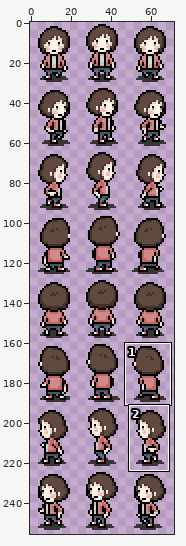
File history of a sprite sheet, images/dan.png. The first picture is a wide view before the edit; the outline marks the close-up.
Close-up. First the earlier version:
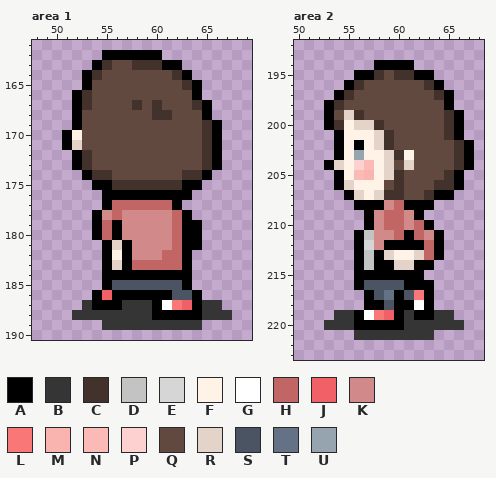
The file is 72x256 pixels. Shown: area 1: x 48..69, y 161..190; area 2: x 50..68, y 192..223. The commit also changed other parts of the picture, which this record leaves out.
Palette (. is transparent): A #000000  B #353535  C #42322b  D #c3c3c3  E #d6d6d6  F #fff3e8  G #ffffff  H #c26565  J #f26067  K #d18989  L #f97777  M #fab4af  N #fbbab5  P #fcd1cf  Q #61493f  R #e4d3c9  S #4b5463  T #657185  U #96a4af
Pixels before, area 1, first column x 51:
162 ....AAAAAA.......
163 ...ACQQCCCAA.....
164 ..ACQQQQQQQCA....
165 ..AQQQQQQQQQCA...
166 .ACQQQQQQQQQQA...
167 .ACQQQQCQCQQQCA..
168 .AQQQQQQQCCQQQA..
169 .AQQQQQQQQQQQQCA.
170 AFQQQQQQQQQQQQCA.
171 ARQQQQQQQQQQQQCA.
172 .ACQQQQQQQQQQQCA.
173 .ACQQQQQQQQQQQCA.
174 ..ACCQQQQQQQCCA..
175 ...AACCCCCCCAA...
176 ....AAAAAAAAA....
177 ....AHHHHHHA.....
178 ...AKHKKKKKHA....
179 ...AHAKKKKKHAA...
180 ...AHAKKKKKHAA...
181 ....ARAKKKKHAA...
182 ....AFAKKKHHA....
183 ....ARAHHHHHA....
184 ....AAAAAAAAA....
185 ....ASSSSSSSA....
186 ...AJAAAAAASSA...
187 ..BAAABBBAGLJABB.
188 .BBBBBBBBAAAAABBB
189 ....BBBBBBBBBB...
Pixels before, area 2, first column x 53:
194 .....AAAA......
195 ...AACQCCAA....
196 ..ACQQQQQQCA...
197 .ACQQQQQQQQCA..
198 ACQQQQQQQQQQA..
199 AQRCQQQQQQQQCA.
200 ACFRRCQQQQQQCA.
201 .AFFFRCQQQQQCA.
202 .AFAFRCQQQQQQCA
203 .AFUFFRCFQQQQCA
204 ARFPNFRQRQQQQCA
205 .AFNMFRCQQQQCA.
206 .ARFFFQCQQQCCA.
207 ..ARFRCCQQCAA..
208 ...AAAKHAAA....
209 ....AKHHKA.....
210 ....AKHHKHA....
211 ...ADKKHAHKA...
212 ...AEKAAAAHA...
213 ...ADARFFRHA...
214 ...ADAARRAA....
215 ...AAAAAAA.....
216 ...ASSSSAAA....
217 ....ASTASLA....
218 ....AASAAGA....
219 .BBAGLJABAABB..
220 BBBAAAAABBBBBB.
221 ...BBBBBBBB....
Once edited:
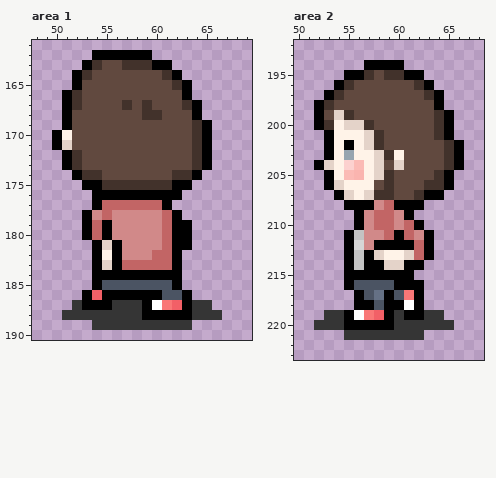
Difference:
Changed rows in their new state; - is an unchanged pixel.
Area 1:
first column x 50:
162 ----A-----.-------
163 ---ACQ-C--A-.-----
164 --ACQ------CA.----
165 --AQ--------CA.---
166 -ACQ---------A.---
167 -ACQ---CQCQ--CA.--
168 -AQ------C-Q--A.--
169 -AQ-----------CA.-
170 AFQ-----------CA.-
171 ARQ-----------CA.-
172 -ACQ----------CA.-
173 -ACQ----------CA.-
174 --AC-Q------C-A.--
175 ---A-C------A-.---
176 ----A--------.----
177 ----AH-----A.-----
178 ---AKHK----HA.----
179 ---AHAK----HA-.---
180 ---AHAK----HA-.---
181 ----ARAK---HA-.---
182 ----AFAK--H-A.----
183 ----ARAH----A.----
184 ----A--------.----
185 ----AS------A.----
186 ---AJA-----S-A.---
187 --BA--B--AGLJAB-.-
188 -B-------A----B--.
189 ----B---------.---
Area 2:
first column x 52:
194 -----A---.------
195 ---A-CQC-A-.----
196 --ACQ-----CA.---
197 -ACQ-------CA.--
198 ACQ---------A.--
199 AQRCQ-------CA.-
200 ACFR-CQ-----CA.-
201 -AF--RCQ----CA.-
202 -AFAFRCQ-----CA.
203 -AFUF-RCFQ---CA.
204 ARFPNFRQRQ---CA.
205 -AFNMFRCQ---CA.-
206 -ARF--QCQ--C-A.-
207 --ARFRC-Q-CA-.--
208 ---A--KHA--.----
209 ----AKH-KA.-----
210 ----AKH-KHA.----
211 ---ADK-HAHKA.---
212 ---AEKA---HA.---
213 ---ADARF-RHA.---
214 ---ADA-R-A-.----
215 ---A------.-----
216 ---AS---A--.----
217 ----ASTASLA.----
218 ----A-SA-GA.----
219 -B-AGLJABA-B-.--
220 B--A----B-----.-
221 ---B-------.----
Where, in picture pixels (left, top, right, bottom), the same in both close-ups:
changed: (52, 50, 232, 330)
changed: (314, 60, 474, 340)
